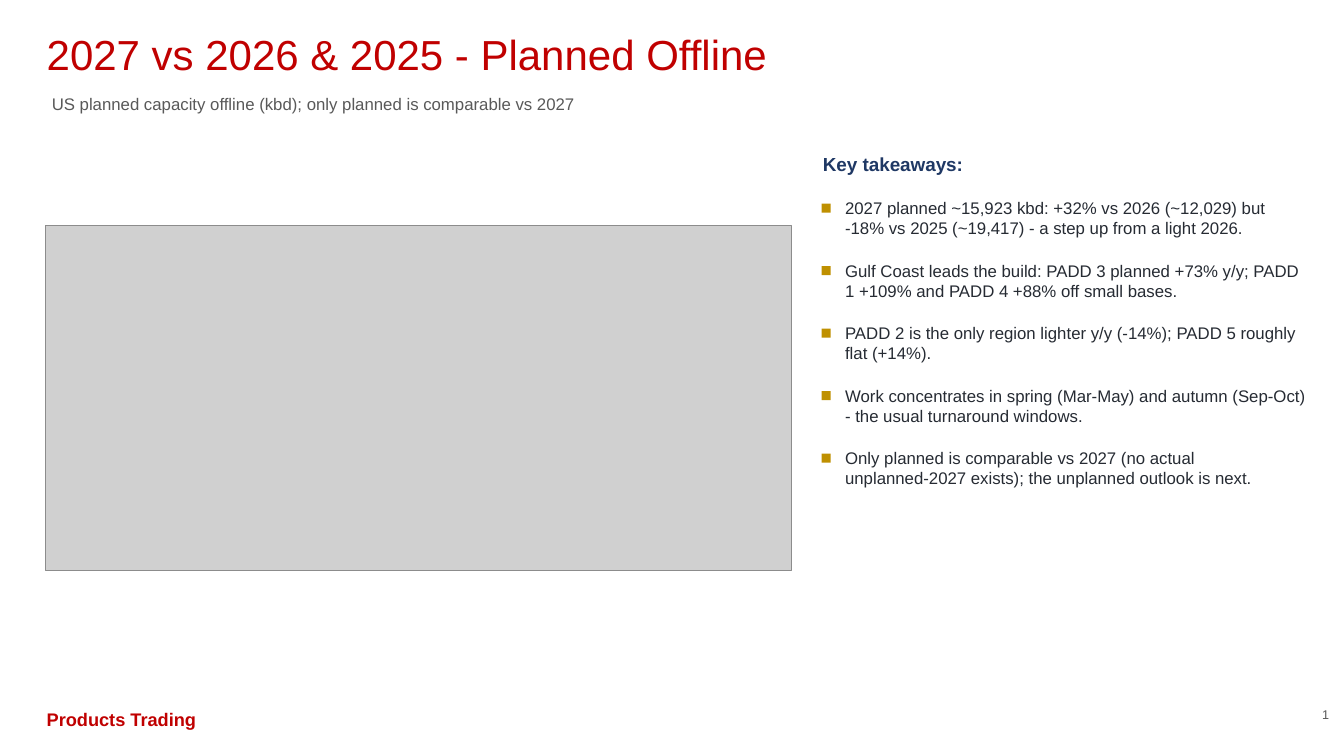
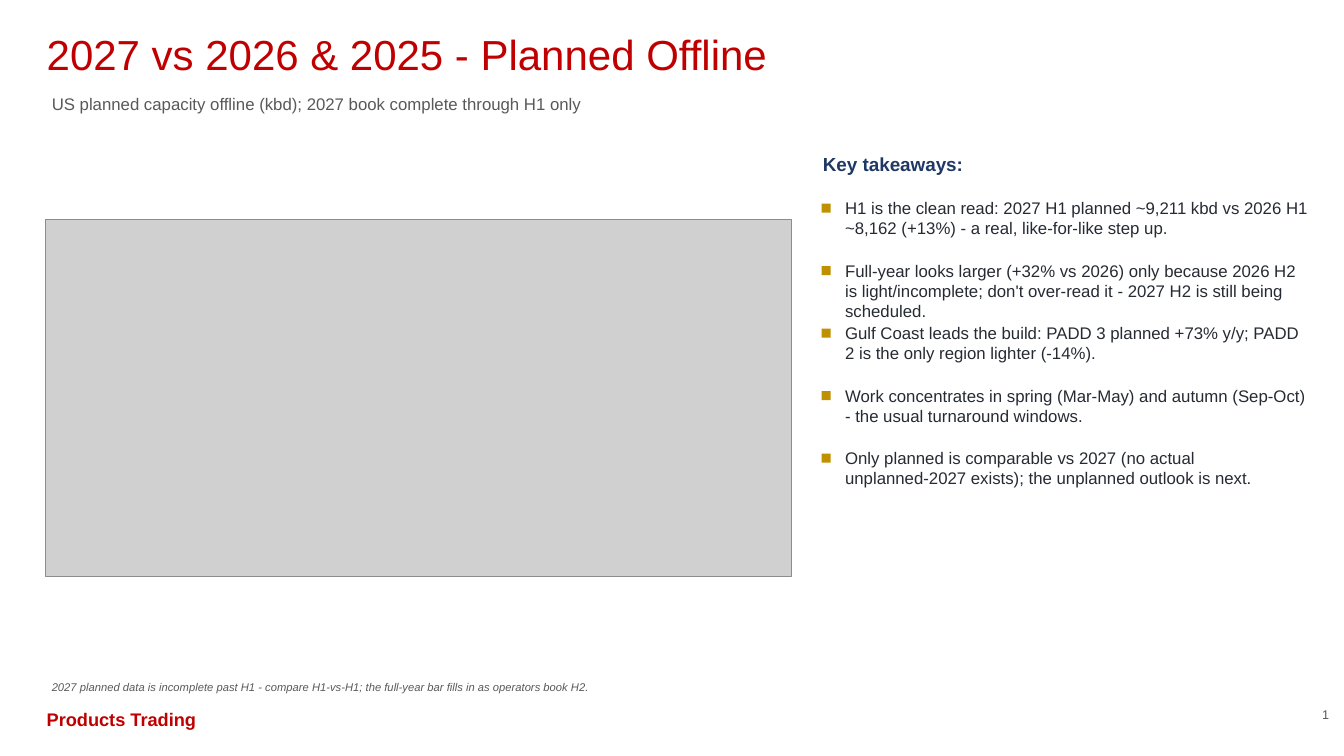
Before and after one commit to HoldenCole/Outages-script, a slide deck: slide 2 of output/outage_deck.pptx. Drawn at 1344x756 pixels with LibreOffice and Linux fonts; fonts in the diff are those of the drawing; grey boxes stand for pictures. Boxes give left, top, right and bottom in pixels: in the first picture for what was removed or moved away, otherwise in the second. Text is boxed around its words. In the diff, an @@ line names an element or a change of style, - is before the commit and + after.

```diff
--- a/output/outage_deck.pptx
+++ b/output/outage_deck.pptx
@@ text at box(52, 98, 581, 114): text changed @@
-US planned capacity offline (kbd); only planned is comparable vs 2027
+US planned capacity offline (kbd); 2027 book complete through H1 only
@@ text at box(845, 202, 1307, 238): text changed @@
-2027 planned ~15,923 kbd: +32% vs 2026 (~12,029) but -18% vs 2025 (~19,417) - a step up from a light 2026.
+H1 is the clean read: 2027 H1 planned ~9,211 kbd vs 2026 H1 ~8,162 (+13%) - a real, like-for-like step up.
@@ picture: place and size @@
-picture at box(45, 226, 791, 571)
+picture at box(45, 220, 791, 577)
@@ text at box(845, 265, 1295, 317): text changed @@
-Gulf Coast leads the build: PADD 3 planned +73% y/y; PADD 1 +109% and PADD 4 +88% off small bases.
+Full-year looks larger (+32% vs 2026) only because 2026 H2 is light/incomplete; don't over-read it - 2027 H2 is still being scheduled.
@@ text at box(845, 327, 1298, 363): text changed @@
-PADD 2 is the only region lighter y/y (-14%); PADD 5 roughly flat (+14%).
+Gulf Coast leads the build: PADD 3 planned +73% y/y; PADD 2 is the only region lighter (-14%).
@@ text added at box(52, 683, 588, 694), 8 pt, text #595959, italic @@
+2027 planned data is incomplete past H1 - compare H1-vs-H1; the full-year bar fills in as operators book H2.
```
Also in this commit, not shown: 1 other slide changed, 2 other files.
